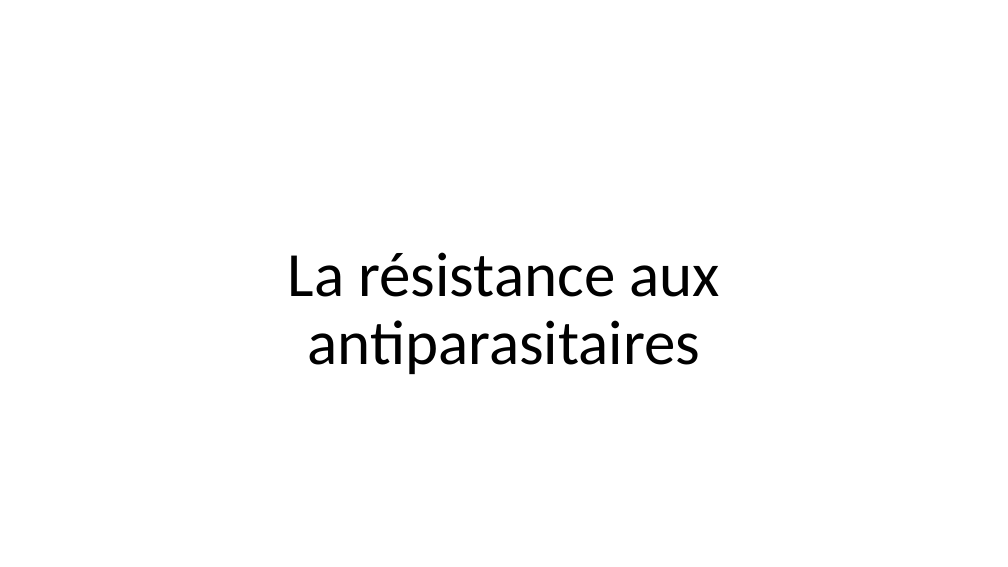
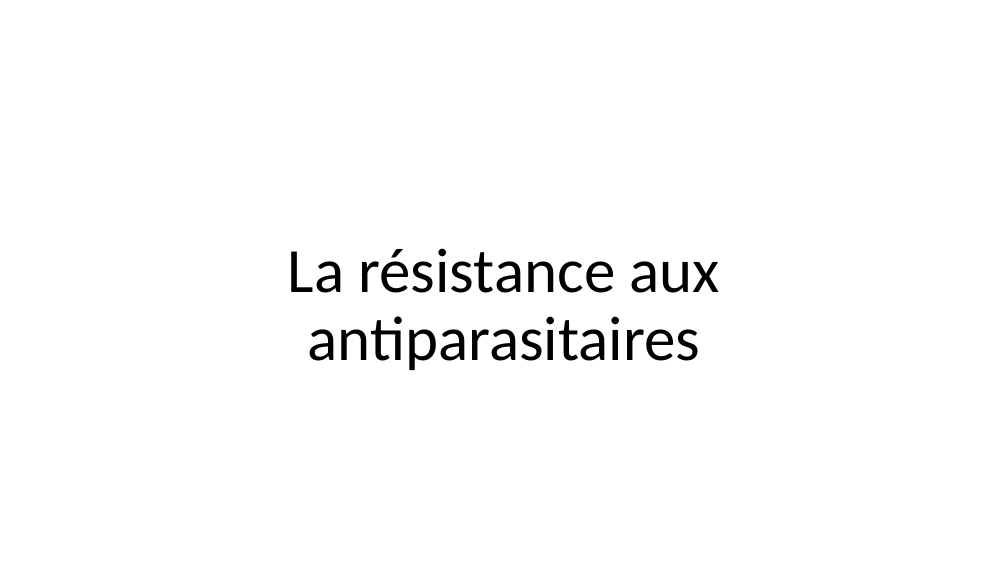
Before and after one commit to michelange2008/parasitlab, a slide deck: slide 1 of storage/app/public/img/resist/Resistance.pptx. Drawn at 1008x567 pixels with LibreOffice and Linux fonts; fonts in the diff are those of the drawing. Boxes give left, top, right and bottom in pixels: in the first picture for what was removed or moved away, otherwise in the second. Text is boxed around its words. In the diff, an @@ line names an element or a change of style, - is before the commit and + after.

```diff
--- a/storage/app/public/img/resist/Resistance.pptx
+++ b/storage/app/public/img/resist/Resistance.pptx
@@ title "La résistance aux antiparasitaires": place and size @@
-title "La résistance aux antiparasitaires" at <box>288,252,721,374</box>
+title "La résistance aux antiparasitaires" at <box>288,248,721,370</box>
```
Also in this commit, not shown: 3 other slides changed, 13 slides added, 3 slides removed, 12 other files.
